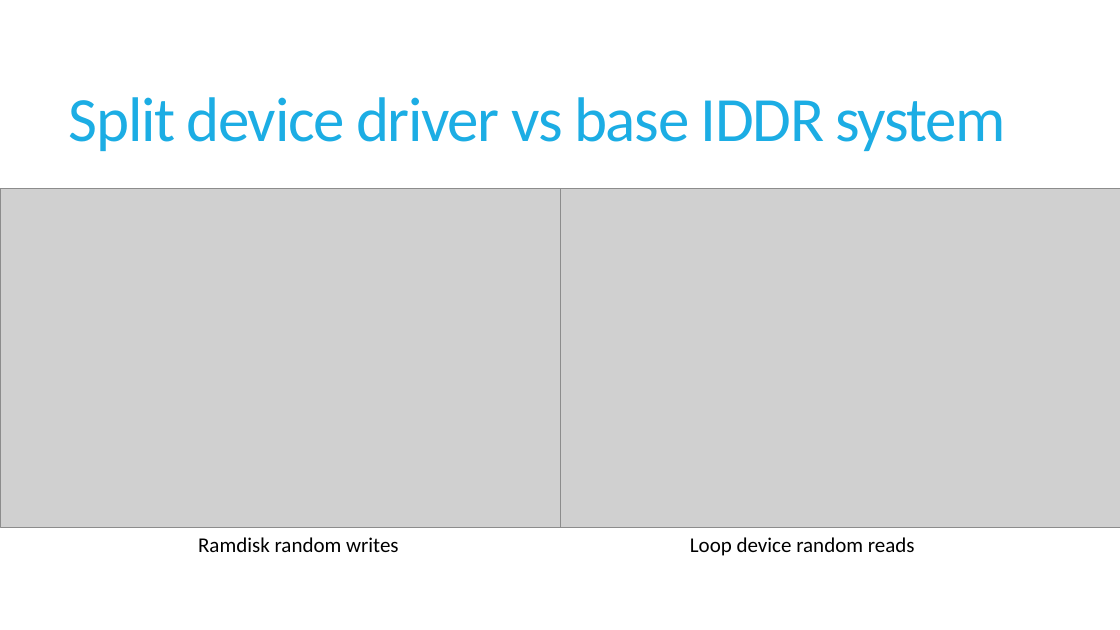
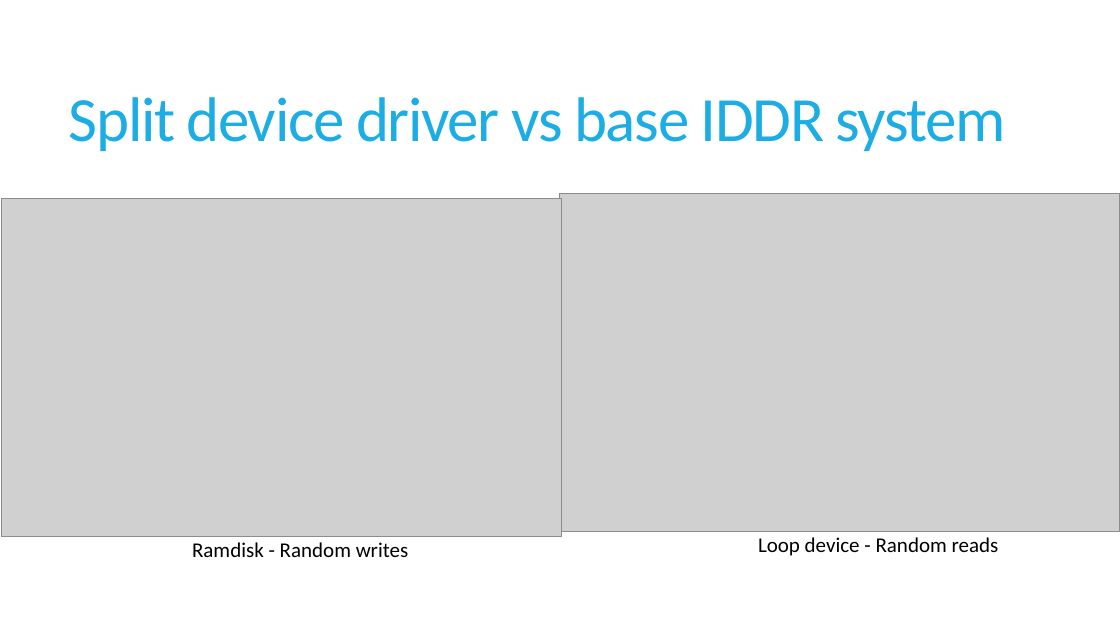
Before and after one commit to sushirol/Isolated-Driver-Domain, a slide deck: slide 23 of doc/presentation/IDDR.pptx (slide 24 before the commit). Drawn at 1120x630 pixels with LibreOffice and Linux fonts; fonts in the diff are those of the drawing; grey boxes stand for pictures. Boxes give left, top, right and bottom in pixels: in the first picture for what was removed or moved away, otherwise in the second. Text is boxed around its words. In the diff, an @@ line names an element or a change of style, - is before the commit and + after.

```diff
--- a/doc/presentation/IDDR.pptx
+++ b/doc/presentation/IDDR.pptx
@@ picture: place and size @@
-picture at bbox=[0, 188, 560, 527]
+picture at bbox=[2, 198, 562, 537]
@@ picture: place and size @@
-picture at bbox=[560, 188, 1120, 527]
+picture at bbox=[559, 193, 1119, 532]
@@ text at bbox=[758, 537, 999, 556]: text changed @@
-Loop device random reads
+Loop device - Random reads
@@ text at bbox=[192, 542, 409, 557]: text changed @@
-Ramdisk random writes
+Ramdisk - Random writes
```
Also in this commit, not shown: 18 other slides changed, 13 slides added, 14 slides removed.
